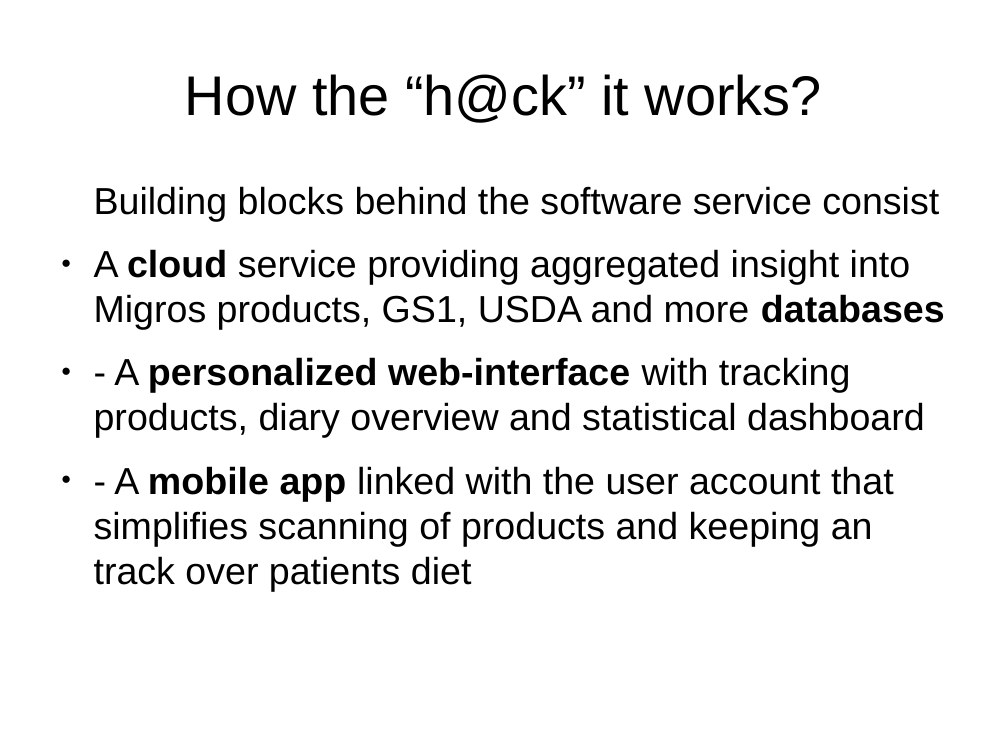
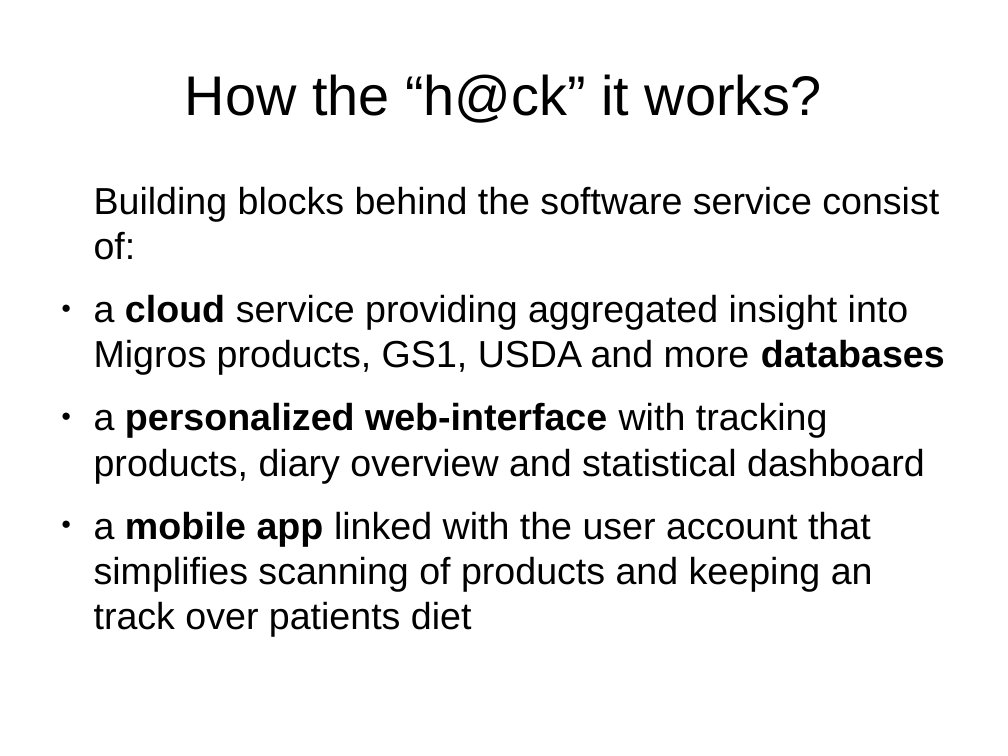
Before and after one commit to ewiger/sugarbaby, a slide deck: slide 7 of doc/slides.odp. Drawn at 1008x756 pixels with LibreOffice and Linux fonts; fonts in the diff are those of the drawing. Boxes give left, top, right and bottom in pixels: in the first picture for what was removed or moved away, otherwise in the second. Text is boxed around its words. In the diff, an @@ line names an element or a change of style, - is before the commit and + after.

```diff
--- a/doc/slides.odp
+++ b/doc/slides.odp
@@ text at bbox=[94, 186, 945, 636]: text changed @@
-Building blocks behind the software service consist
-● A cloud service providing aggregated insight into Migros products, GS1, USDA and more databases
-● - A personalized web-interface with tracking products, diary overview and statistical dashboard
-● - A mobile app linked with the user account that simplifies scanning of products and keeping an track over patients diet
+Building blocks behind the software service consist of:
+● a cloud service providing aggregated insight into Migros products, GS1, USDA and more databases
+● a personalized web-interface with tracking products, diary overview and statistical dashboard
+● a mobile app linked with the user account that simplifies scanning of products and keeping an track over patients diet
```
Also in this commit, not shown: 1 other file.
